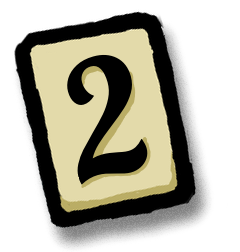
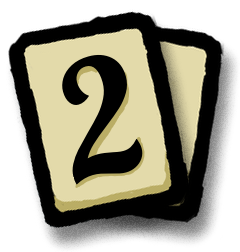
Before/after of a 240x252 layered artwork. What changed in the layer stack:
added layer "Background" (1st of 4) above "Background" over <box>6,9,240,242</box>
painted on "Background" (2nd of 4) over <box>6,9,240,251</box>
